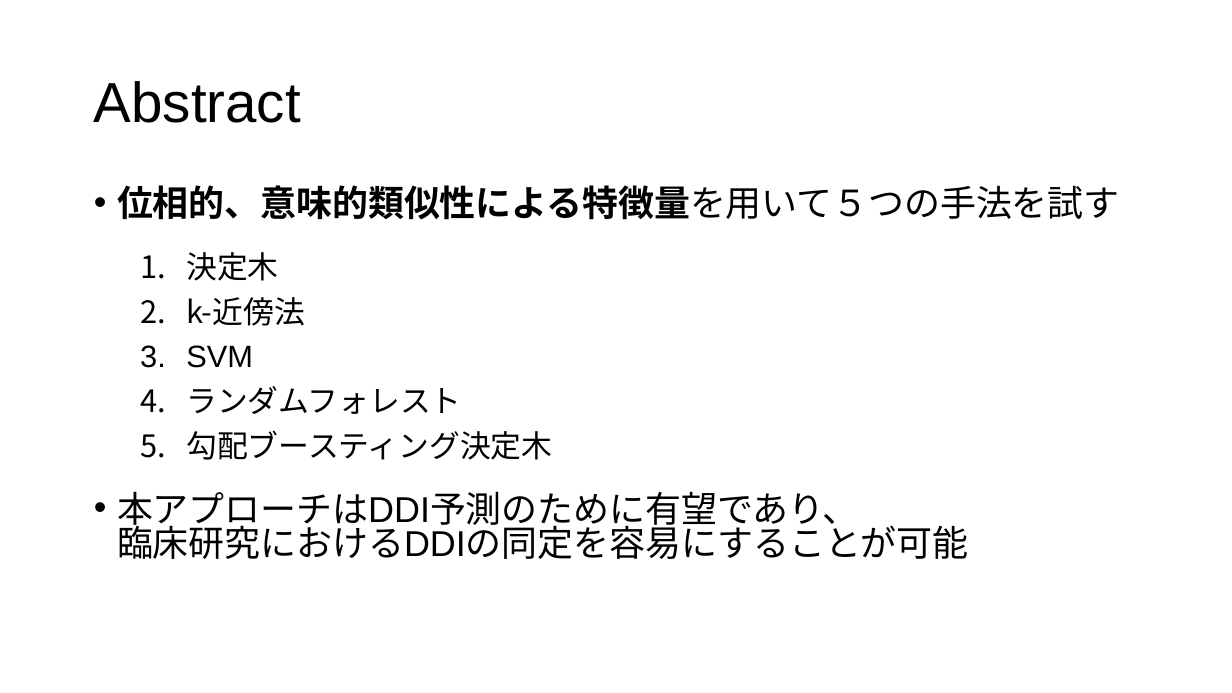
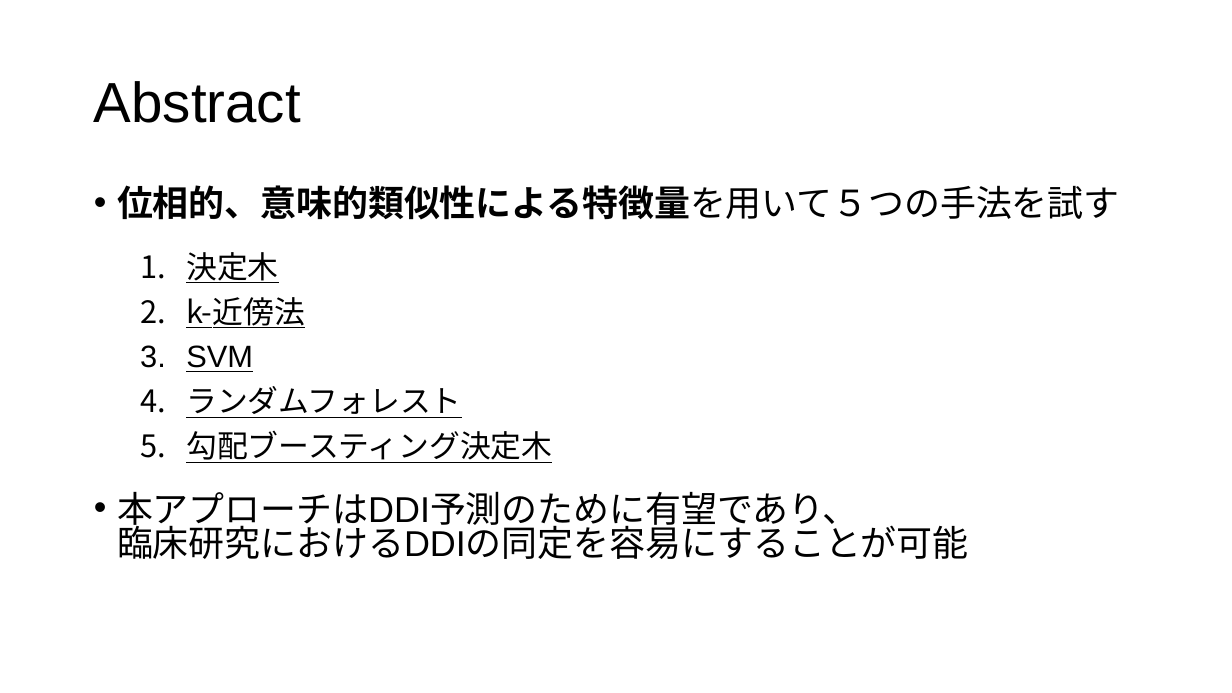
Before and after one commit to tsutarou10/variousFile, a slide deck: slide 4 of Predicting potential drug-drug interactions on topological and semantic similarity features using statistical learning.pptx. Drawn at 1232x693 pixels with LibreOffice and Linux fonts; fonts in the diff are those of the drawing. Boxes give left, top, right and bottom in pixels: in the first picture for what was removed or moved away, otherwise in the second. Text is boxed around its words. In the diff, an @@ line names an element or a change of style, - is before the commit and + after.

```diff
--- a/Predicting potential drug-drug interactions on topological and semantic similarity features using statistical learning.pptx
+++ b/Predicting potential drug-drug interactions on topological and semantic similarity features using statistical learning.pptx
@@ text at (186,252,552,463): underline on in "決定木", "k-近傍法", "SVM", "ランダムフォレスト" and 1 more places @@
```
Also in this commit, not shown: 6 other slides changed, 1 other file.
